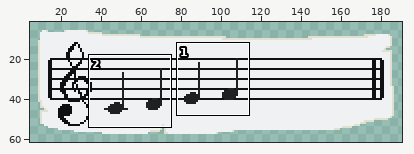
One commit to this pixel-art file: Assets/Resources/Sprites/UI Elements/treble_n_staff.aseprite. The picture above shows the old version from afar; the outline marks the close-up.
Close-up. Before the commit:
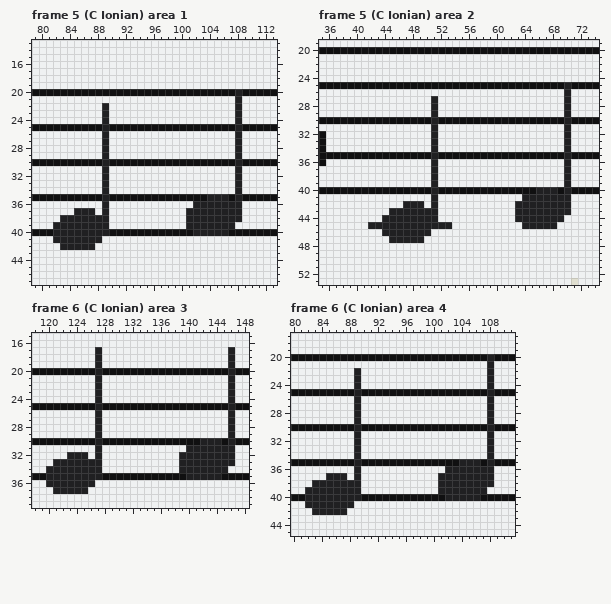
192x64 pixels, 55 frames. Shown: frame 5 (C Ionian) area 1: x 79..113, y 13..47; frame 5 (C Ionian) area 2: x 35..74, y 19..53; frame 6 (C Ionian) area 3: x 118..148, y 15..39; frame 6 (C Ionian) area 4: x 80..111, y 17..45. The wide view leaves out empty margins. The commit also changed other frames or places, which this record leaves out.
After:
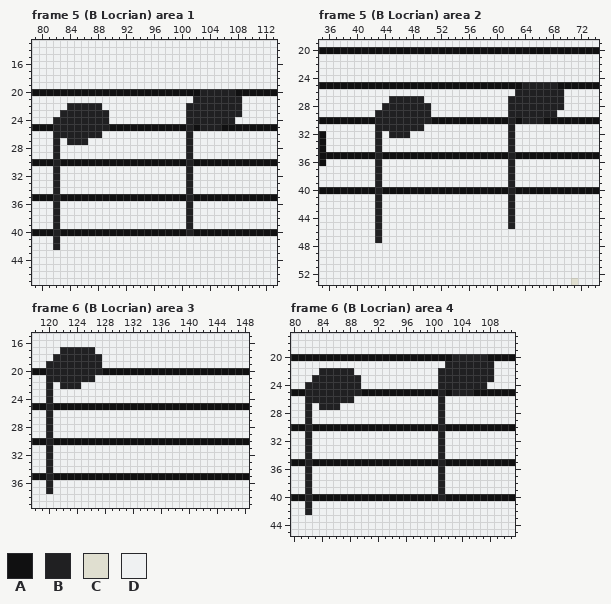
Palette (. is transparent): A #101011  B #202022  C #e0dfd0  D #eff1f2
Change:
Changed rows in their new state; - is an unchanged pixel.
Frame 5 (B Locrian) area 1, layer "Notes":
first column x 82:
20 ---------------------BBBBBA
21 --------------------BBBBBB-
22 --BBBBBD-----------BBBBBBB-
23 -BBBBBB------------BBBBBBB-
24 BBBBBBB------------BBBBBBBD
25 BBBBBBB------------B-BBB--A
26 BBBBBBBD-----------B------D
27 B-BBB--D-----------B------D
28 B------D-----------B------D
29 B------D-----------B------D
30 B------A-----------B------A
31 B------D-----------B------D
32 B------D-----------B------D
33 B------D-----------B------D
34 B------D-----------B------D
35 B------A-----------B--AAA-A
36 B------D-----------BDDDDDDD
37 B--DDD-D------------DDDDDDD
38 BDDDDDDD------------DDDDDDD
39 -DDDDDDD------------DDDDDD-
40 -AAAAAAA-----------BAAAAA--
41 -DDDDDD--------------------
42 BDDDDD---------------------
Frame 5 (B Locrian) area 2, layer "Notes":
first column x 42:
25 ----------------------BBBBB-A
26 ---------------------BBBBBBBD
27 ---BBBBB-D----------BBBBBBBBD
28 --BBBBBBBD----------BBBBBBBBD
29 -BBBBBBBBD----------BBBBBBB-D
30 -BBBBBBBBA----------B-BBB---A
31 -BBBBBBB-D----------B-------D
32 -B-BBB---D----------B-------D
33 -B-------D----------B-------D
34 -B-------D----------B-------D
35 -B-------A----------B-------A
36 -B-------D----------B-------D
37 -B-------D----------B-------D
38 -B-------D----------B-------D
39 -B-------D----------B-------D
40 -B-------A----------B---AAA-A
41 -B-------D----------B-DDDDDDD
42 -B---DDD-D----------BDDDDDDDD
43 -B-DDDDDDD----------BDDDDDDDD
44 -BDDDDDDDD----------BDDDDDDD-
45 D-DDDDDDDDDD--------B-DDDDD--
46 -BDDDDDDD--------------------
47 -B-DDDDD---------------------
Frame 6 (B Locrian) area 3, layer "Notes":
first column x 120:
17 --BBBBBD------------------D
18 -BBBBBB-------------------D
19 BBBBBBB-------------------D
20 BBBBBBB-------------------A
21 BBBBBBBD------------------D
22 B-BBB--D------------------D
23 B------D------------------D
24 B------D------------------D
25 B------A------------------A
26 B------D------------------D
27 B------D------------------D
28 B------D------------------D
29 B------D------------------D
30 B------A--------------AAA-A
31 B------D------------DDDDDDD
32 B--DDD-D-----------DDDDDDDD
33 BDDDDDDD-----------DDDDDDDD
34 -DDDDDDD-----------DDDDDDD-
35 -AAAAAAA------------AAAAA--
36 -DDDDDD--------------------
37 BDDDDD---------------------
Frame 6 (B Locrian) area 4, layer "Notes": the same change as frame 5 (B Locrian) area 1
